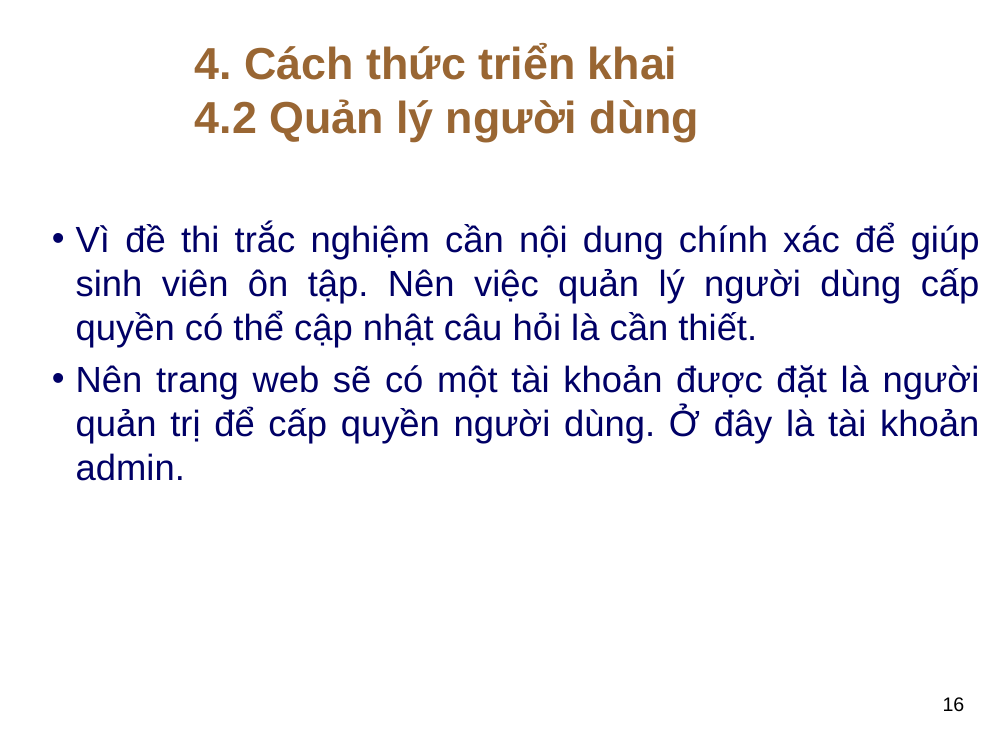
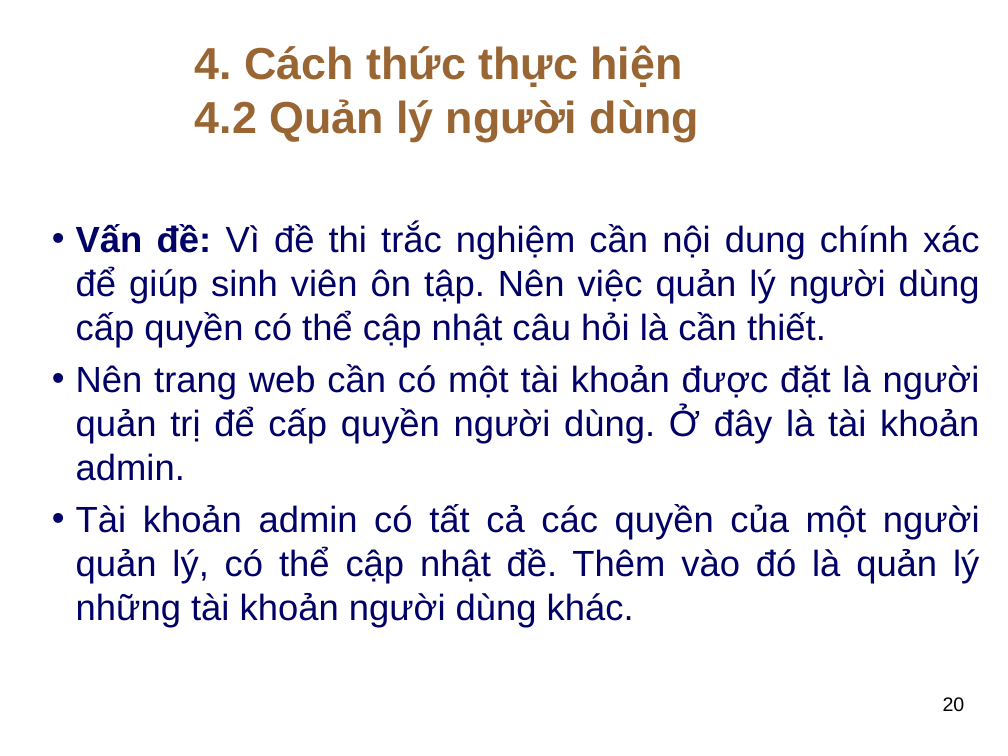
Before and after one commit to thuhuynh4393/testfrontend, a slide deck: slide 20 of Thu HUynh - SLide bao cao.ppt (slide 16 before the commit). Drawn at 1008x756 pixels with LibreOffice and Linux fonts; fonts in the diff are those of the drawing; background and template pictures are left out. Boxes give left, top, right and bottom in pixels: in the first picture for what was removed or moved away, otherwise in the second. Text is boxed around its words. In the diff, an @@ line names an element or a change of style, - is before the commit and + after.

Commit message:
final

```diff
--- a/Thu HUynh - SLide bao cao.ppt
+++ b/Thu HUynh - SLide bao cao.ppt
@@ text at box(195, 45, 682, 87): text changed @@
-4. Cách thức triển khai
+4. Cách thức thực hiện
@@ text at box(76, 224, 980, 627): text changed @@
-• Vì đề thi trắc nghiệm cần nội dung chính xác để giúp sinh viên ôn tập. Nên việc quản lý người dùng cấp quyền có thể cập nhật câu hỏi là cần thiết.
-• Nên trang web sẽ có một tài khoản được đặt là người quản trị để cấp quyền người dùng. Ở đây là tài khoản admin.
+• Vấn đề: Vì đề thi trắc nghiệm cần nội dung chính xác để giúp sinh viên ôn tập. Nên việc quản lý người dùng cấp quyền có thể cập nhật câu hỏi là cần thiết.
+• Nên trang web cần có một tài khoản được đặt là người quản trị để cấp quyền người dùng. Ở đây là tài khoản admin.
+• Tài khoản admin có tất cả các quyền của một người quản lý, có thể cập nhật đề. Thêm vào đó là quản lý những tài khoản người dùng khác.
@@ page number at box(943, 697, 965, 712): text changed @@
-16
+20
```
Also in this commit, not shown: 11 other slides changed, 7 slides added, 3 slides removed.
